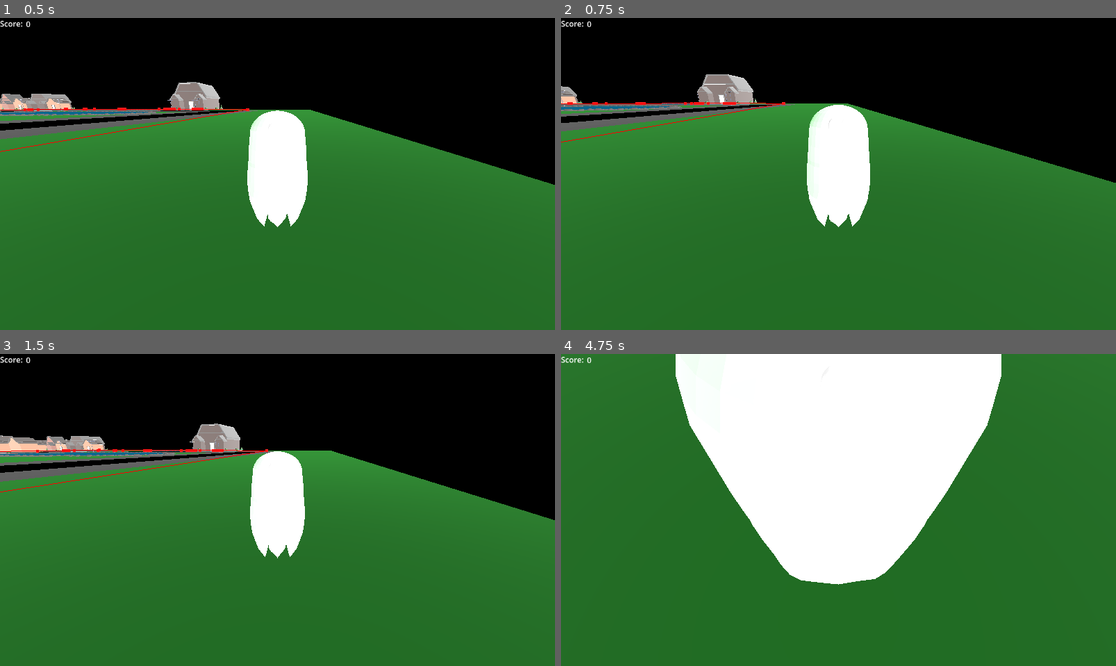
Above: before the commit, frames 1-4 (two rows, left to right).
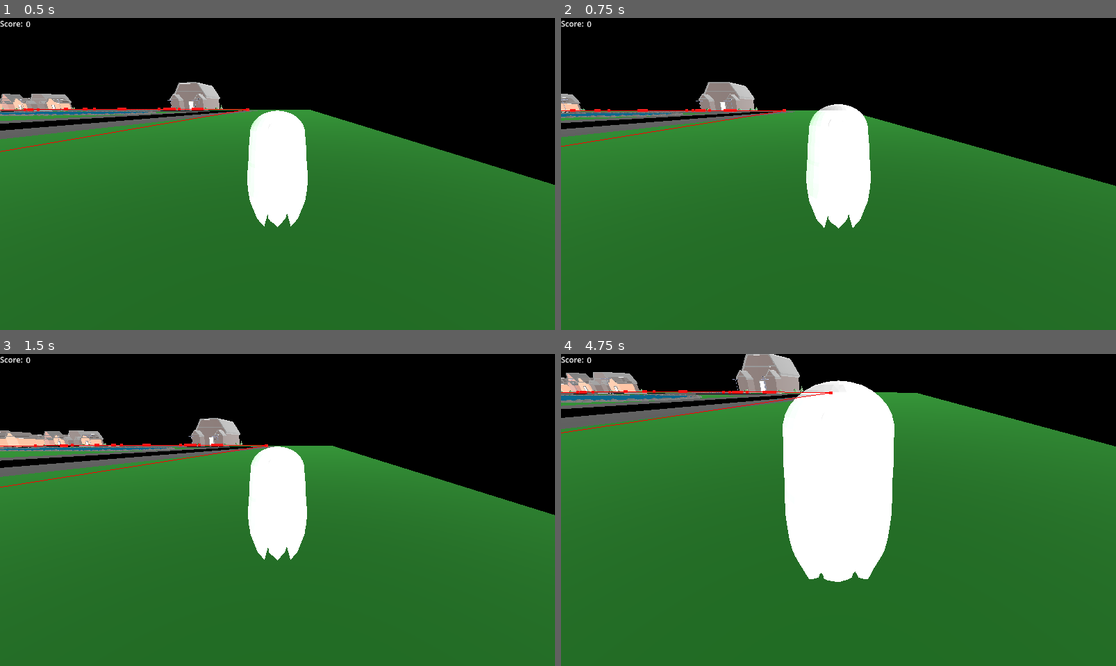
Above: after the commit, the same moments.

Repository: MJMrigg/Game-JAM-Game-Dev-1
Game: Godot game, scene res://Scenes/Morgan_Creek.tscn
The game is run twice, just before and just after one commit, with the same random seed, the same clock (stepped at 60 frames per second) and the same inputs.
Inputs (mouse positions are in pixels of both pictures, inside the frame that each line leads up to):
- Up to frame 1 (0.5 s): no input
- Up to frame 2 (0.75 s): tap Enter (close) at 0.5 s; move the mouse to (866, 174) at 0.52 s; hold W (p_forward) from 0.53 s (still down); hold Mouse wheel up (p_zoom_in) from 0.53 s (still down)
- Up to frame 3 (1.5 s): keep holding W (p_forward); tap Mouse wheel down (p_zoom_out) at 0.8, 1.35 s; move the mouse to (249, 510) at 1.27 s; release Mouse wheel up (p_zoom_in) at 1.28 s
- Up to frame 4 (4.75 s): keep holding W (p_forward); tap Mouse wheel up (p_zoom_in) at 1.55, 3.05, 4.55 s; move the mouse to (849, 503) at 2.02 s; hold Enter (close) 2.03-2.78 s; tap Mouse wheel down (p_zoom_out) at 2.3, 3.8 s; move the mouse to (832, 516) at 2.77 s; tap E (p_interact) at 2.85 s; move the mouse to (877, 513) at 3.52 s; hold Tab (p_perspective) 3.53-4.28 s; move the mouse to (794, 506) at 4.27 s; tap Space (p_posses) at 4.35 s

Frame 1 is identical in both runs. In frame 2, 4.4% of the frame differs, in the area x 0-100%, y 18-68%; in frame 3, 5.4%; in frame 4, 30%, in the area x 0-100%, y 0-74%.

Commit message:
Cam valuies modified

Diff:
--- a/new-game-project/Scripts/player_cam.gd
+++ b/new-game-project/Scripts/player_cam.gd
@@ -19,8 +19,10 @@
 	if(event.is_action_pressed("p_perspective") && z_distance != null):
 		z_distance *= -1
 
-	if(event.is_action_pressed("p_zoom_in")):
-		z_distance = clamp(z_distance, 0.5, 3) - 0.25
+	if event.is_action_pressed("p_zoom_in"):
+		z_distance = clamp(z_distance - 0.25, 1.5, 3)
+		y_distance = clamp(y_distance - 0.1, 0.5, 1.0)
 
-	if(event.is_action_pressed("p_zoom_out")):
-		z_distance = clamp(z_distance, 0.5, 3) + 0.25
+	if event.is_action_pressed("p_zoom_out"):
+		z_distance = clamp(z_distance + 0.25, 1.5, 3)
+		y_distance = clamp(y_distance + 0.1, 0.5, 1.0)
